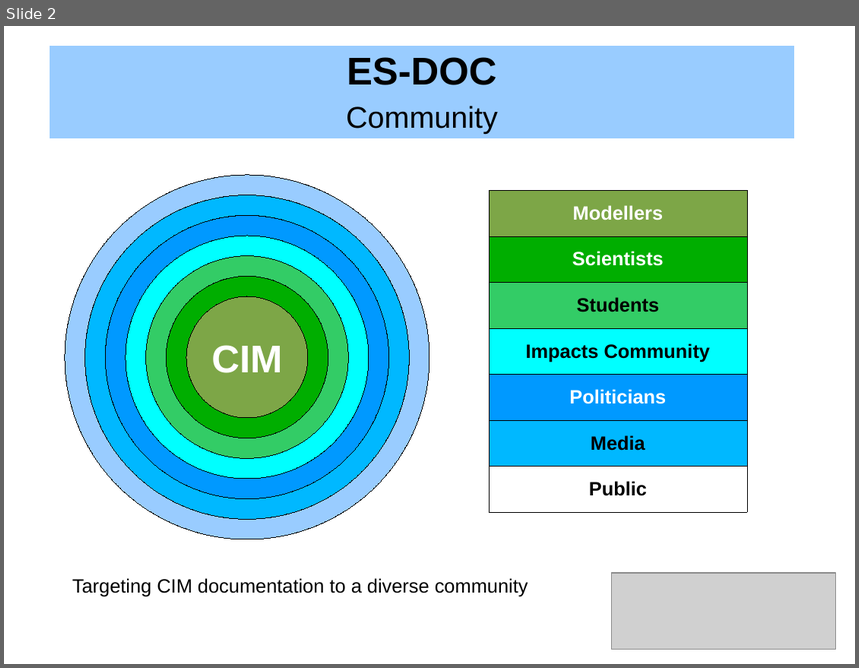
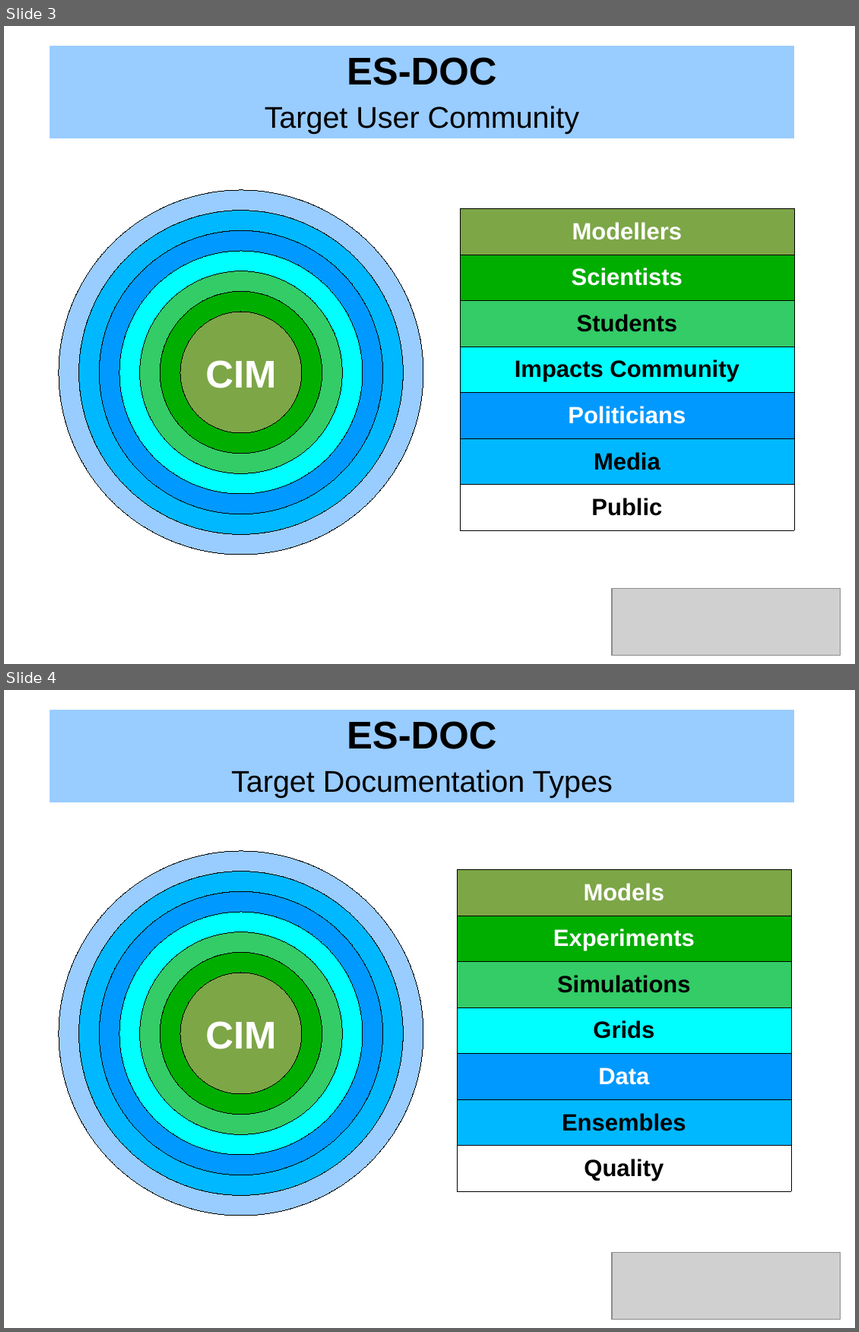
Before and after one commit to ES-DOC/esdoc-docs, a slide deck: presentations/ES-DOC-Introduction.odp. Shown one above the other, each under a label of ours: slide 2 before the commit, slides 3 and 4 after it. The pictures are 859x668 and 859x1332 pixels, drawn with LibreOffice and Linux fonts; fonts in the diff are those of the drawing; grey boxes stand for pictures. Boxes give left, top, right and bottom in pixels: in the first picture for what was removed or moved away, otherwise in the second. Text is boxed around its words. In the diff, an @@ line names an element or a change of style, - is before the commit and + after.

```diff
--- a/presentations/ES-DOC-Introduction.odp
+++ b/presentations/ES-DOC-Introduction.odp
@@ slide 4 added at [4, 690, 855, 1328], background #FFFFFF @@
@@ table added at [50, 710, 795, 802], 2 rows, 1 columns @@
+ES-DOC
+Target Documentation Types
@@ table added at [458, 870, 792, 1192], 7 rows, 1 columns @@
+Models
+Experiments
+Simulations
+Grids
+Data
+Ensembles
+Quality
@@ group added at [59, 851, 424, 1216]: 7 ellipses @@
+CIM
@@ picture added at [612, 1252, 841, 1319] @@
@@ what was slide 2 is now slide 3 @@
@@ slide 3 changed as well @@
@@ table at [50, 46, 795, 138] @@
-row 2, column 1: Community
+row 2, column 1: Target User Community
@@ table at [461, 209, 795, 531] @@
@@ size 18 to 22 pt @@
@@ table: place and size @@
-table at [489, 190, 748, 512]
+table at [461, 209, 795, 531]
@@ 7 ellipses: place and size @@
-7 ellipses at [65, 175, 430, 540]
+7 ellipses at [59, 190, 424, 555]
@@ text removed at [72, 579, 528, 597] @@
-Targeting CIM documentation to a diverse community
@@ picture: place and size @@
-picture at [612, 574, 836, 650]
+picture at [612, 588, 841, 655]
```
Also in this commit, not shown: 4 other slides changed, 4 other slides added, 3 slides removed, 1 other file.
